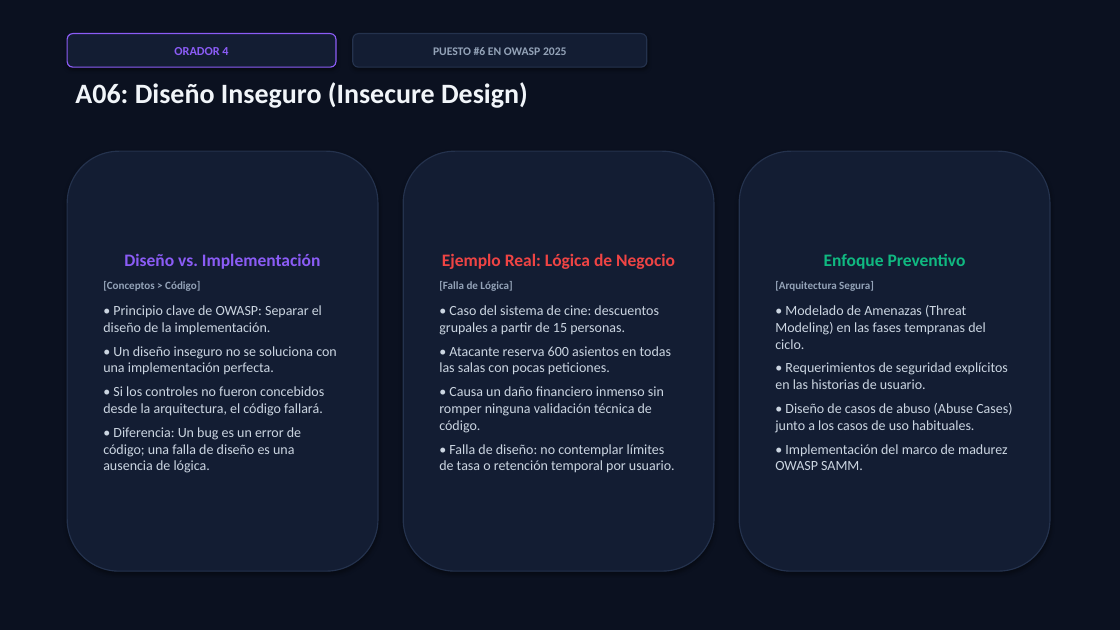
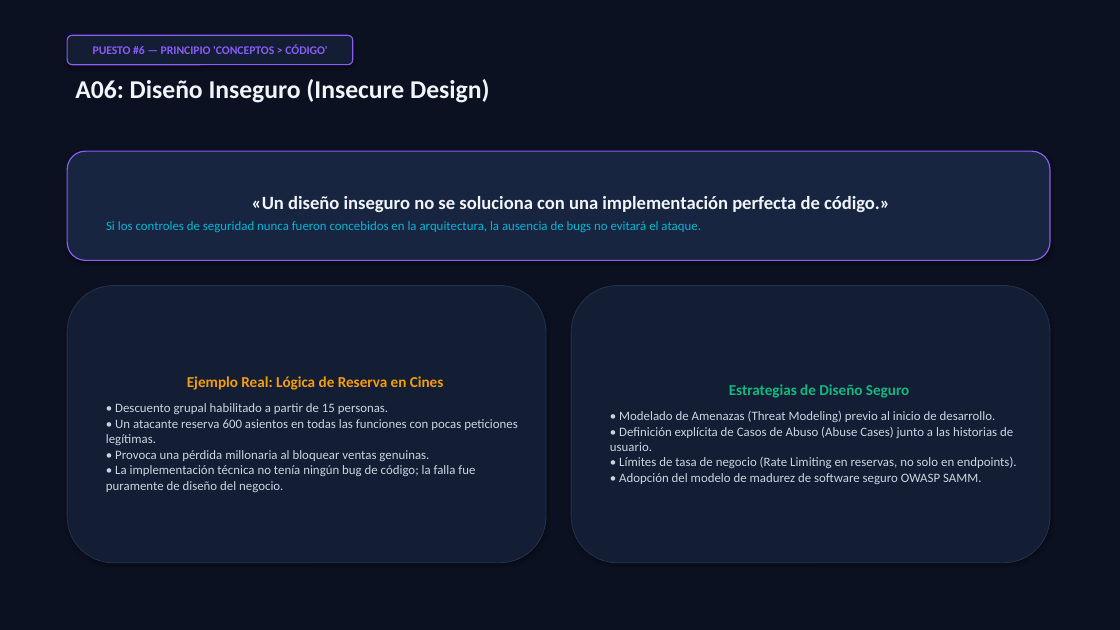
Before and after one commit to Vgarzaniti/SeguridadTP, a slide deck: slide 10 of OWASP_Top_10_2025_Presentacion.pptx. Drawn at 1120x630 pixels with LibreOffice and Linux fonts; fonts in the diff are those of the drawing. Boxes give left, top, right and bottom in pixels: in the first picture for what was removed or moved away, otherwise in the second. Text is boxed around its words. In the diff, an @@ line names an element or a change of style, - is before the commit and + after.

```diff
--- a/OWASP_Top_10_2025_Presentacion.pptx
+++ b/OWASP_Top_10_2025_Presentacion.pptx
@@ rounded rectangle "PUESTO #6 — PRINCIPIO 'CONCEPTOS ...": place and size @@
-rounded rectangle "PUESTO #6 — PRINCIPIO 'CONCEPTOS ..." at box(67, 34, 336, 67)
+rounded rectangle "PUESTO #6 — PRINCIPIO 'CONCEPTOS ..." at box(67, 35, 353, 65)
@@ text in rounded rectangle at box(93, 45, 327, 54): text changed; size 10.5 to 10 pt @@
-ORADOR 4
+PUESTO #6 — PRINCIPIO 'CONCEPTOS > CÓDIGO'
@@ rounded rectangle removed at box(353, 34, 647, 67) @@
-PUESTO #6 EN OWASP 2025
@@ text "A06: Diseño Inseguro (Insecure Design)" at box(75, 79, 489, 103): size 24 to 22 pt @@
@@ rounded rectangle added at box(67, 151, 1050, 260), fill #182541, outline #8B5CF6 1 pt, 11 pt, text #06B6D4 @@
+«Un diseño inseguro no se soluciona con una implementación perfecta de código.»
+Si los controles de seguridad nunca fueron concebidos en la arquitectura, la ausencia de bugs no evitará el ataque.
@@ rounded rectangle removed at box(739, 151, 1050, 571) @@
-Enfoque Preventivo
-[Arquitectura Segura]
-• Modelado de Amenazas (Threat Modeling) en las fases tempranas del ciclo.
-• Requerimientos de seguridad explícitos en las historias de usuario.
-• Diseño de casos de abuso (Abuse Cases) junto a los casos de uso habituales.
-• Implementación del marco de madurez OWASP SAMM.
@@ rounded rectangle "Ejemplo Real: Lógica de Reserva ...": place and size @@
-rounded rectangle "Ejemplo Real: Lógica de Reserva ..." at box(67, 151, 378, 571)
+rounded rectangle "Ejemplo Real: Lógica de Reserva ..." at box(67, 286, 546, 563)
@@ rounded rectangle "Ejemplo Real: Lógica de Reserva ..." at box(67, 286, 546, 563): outline #24324D 1 pt to #24324D 0.75 pt @@
@@ rounded rectangle "Estrategias de Diseño Seguro" at box(571, 286, 1050, 563): outline #24324D 1 pt to #24324D 0.75 pt @@
@@ rounded rectangle "Estrategias de Diseño Seguro": place and size @@
-rounded rectangle "Estrategias de Diseño Seguro" at box(403, 151, 714, 571)
+rounded rectangle "Estrategias de Diseño Seguro" at box(571, 286, 1050, 563)
@@ text in rounded rectangle at box(106, 376, 518, 492): text changed; size 12 to 11 pt @@
-Diseño vs. Implementación
-[Conceptos > Código]
-• Principio clave de OWASP: Separar el diseño de la implementación.
-• Un diseño inseguro no se soluciona con una implementación perfecta.
-• Si los controles no fueron concebidos desde la arquitectura, el código fallará.
-• Diferencia: Un bug es un error de código; una falla de diseño es una ausencia de lógica.
+Ejemplo Real: Lógica de Reserva en Cines
+• Descuento grupal habilitado a partir de 15 personas.
+• Un atacante reserva 600 asientos en todas las funciones con pocas peticiones legítimas.
+• Provoca una pérdida millonaria al bloquear ventas genuinas.
+• La implementación técnica no tenía ningún bug de código; la falla fue puramente de diseño del negocio.
@@ text in rounded rectangle at box(610, 384, 1016, 484): text changed; size 12 to 11 pt @@
-Ejemplo Real: Lógica de Negocio
-[Falla de Lógica]
-• Caso del sistema de cine: descuentos grupales a partir de 15 personas.
-• Atacante reserva 600 asientos en todas las salas con pocas peticiones.
-• Causa un daño financiero inmenso sin romper ninguna validación técnica de código.
-• Falla de diseño: no contemplar límites de tasa o retención temporal por usuario.
+Estrategias de Diseño Seguro
+• Modelado de Amenazas (Threat Modeling) previo al inicio de desarrollo.
+• Definición explícita de Casos de Abuso (Abuse Cases) junto a las historias de usuario.
+• Límites de tasa de negocio (Rate Limiting en reservas, no solo en endpoints).
+• Adopción del modelo de madurez de software seguro OWASP SAMM.
```
Also in this commit, not shown: 6 other slides changed, 6 slides added, 6 slides removed, 2 other files.
